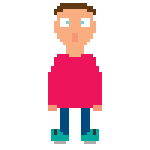
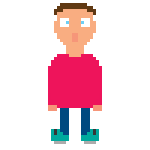
Revision of a layered 150 x 150 image; what changed, layer by layer:
painted on "Layer 1" over box(48, 60, 102, 72)
